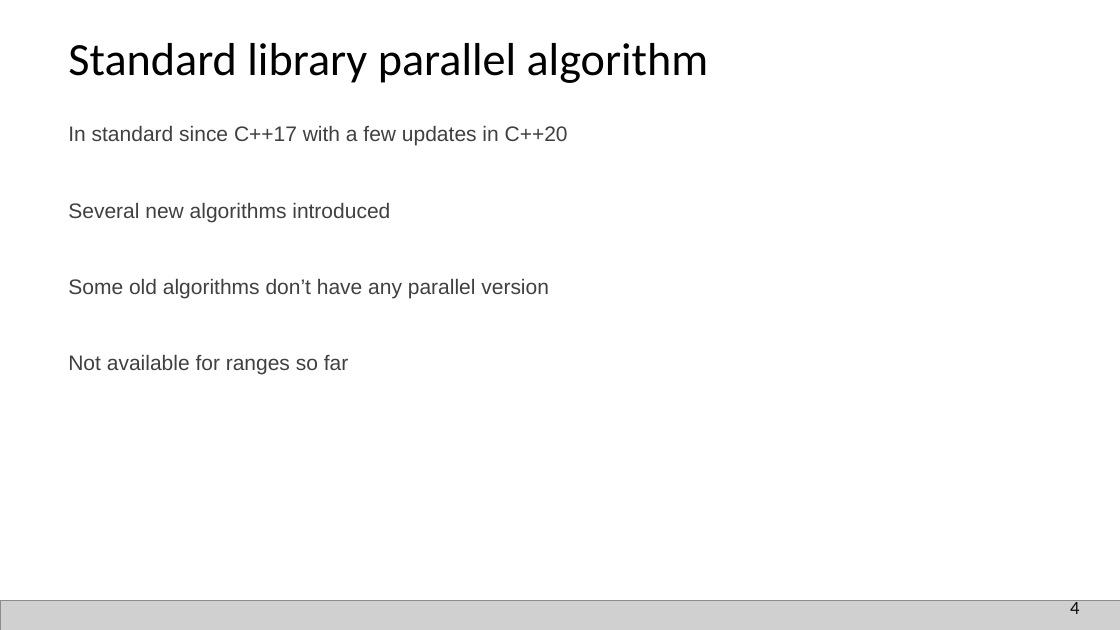
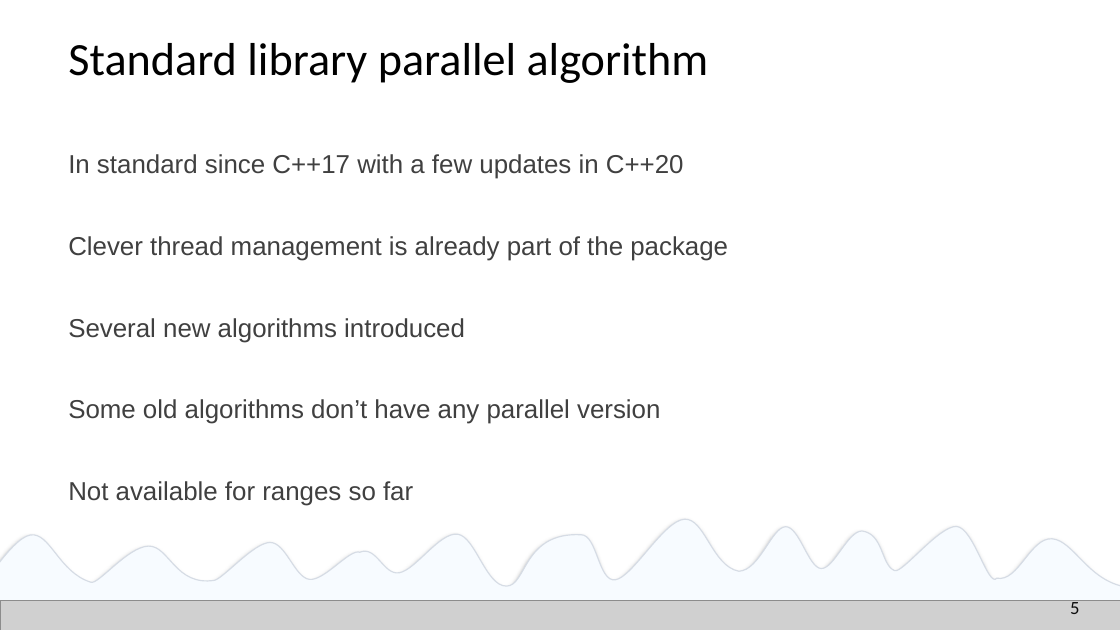
Before and after one commit to EmptySquareBubble/StoriesFromAParallelUniverse-, a slide deck: slide 6 of stories_from_a_paralel_universe.pptx (slide 5 before the commit). Drawn at 1120x630 pixels with LibreOffice and Linux fonts; fonts in the diff are those of the drawing; grey boxes stand for pictures. Boxes give left, top, right and bottom in pixels: in the first picture for what was removed or moved away, otherwise in the second. Text is boxed around its words. In the diff, an @@ line names an element or a change of style, - is before the commit and + after.

```diff
--- a/stories_from_a_paralel_universe.pptx
+++ b/stories_from_a_paralel_universe.pptx
@@ text "In standard since C++17 with ...": place and size @@
-text "In standard since C++17 with ..." at [68, 125, 568, 374]
+text "In standard since C++17 with ..." at [68, 154, 728, 506]
@@ text at [68, 154, 684, 506]: size 18 to 22.2 pt in "In standard since C++17 with a few ...", "Several new algorithms introduced", "Some old algorithms don’t have any parallel ...", "Not available for ranges so far"; line spacing 1 to 0.9 @@
@@ text at [68, 236, 728, 261]: paragraph added @@
+  Clever thread management is already part of the package
@@ freeform shape added at [0, 507, 1120, 623], fill #F7FBFF, outline #D6DCE5 1 pt @@
@@ rectangle added at [0, 595, 1120, 630], fill #F7FBFF @@
@@ page number at [1070, 599, 1079, 614]: text changed @@
-4
+5
```
Also in this commit, not shown: 18 other slides changed, 2 slides added, 2 slides removed.
